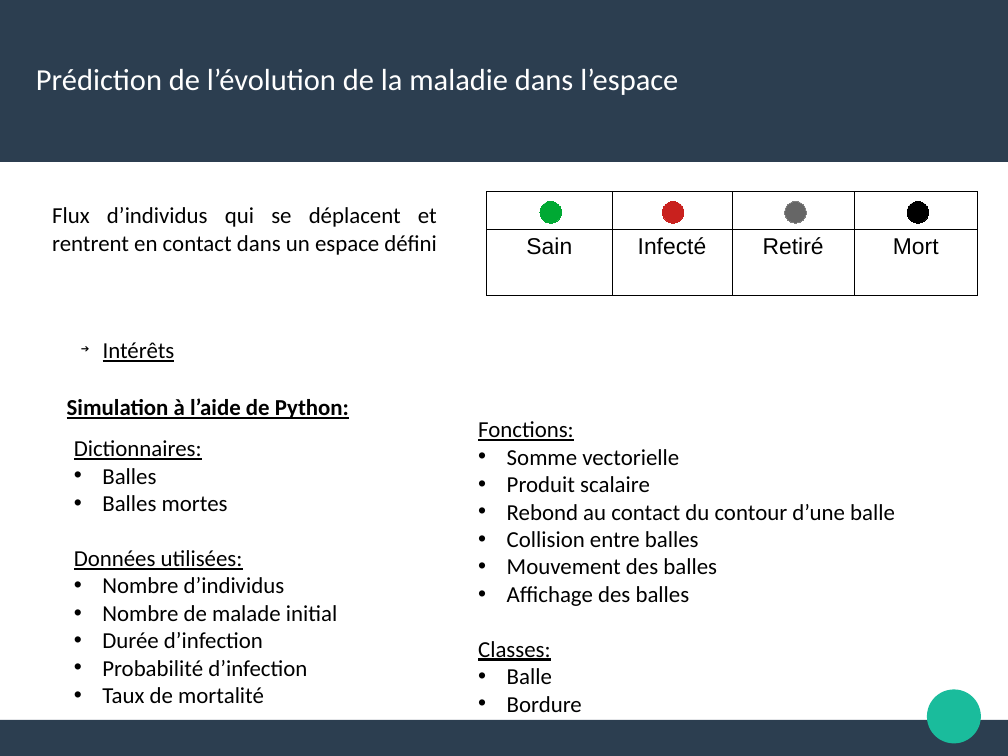
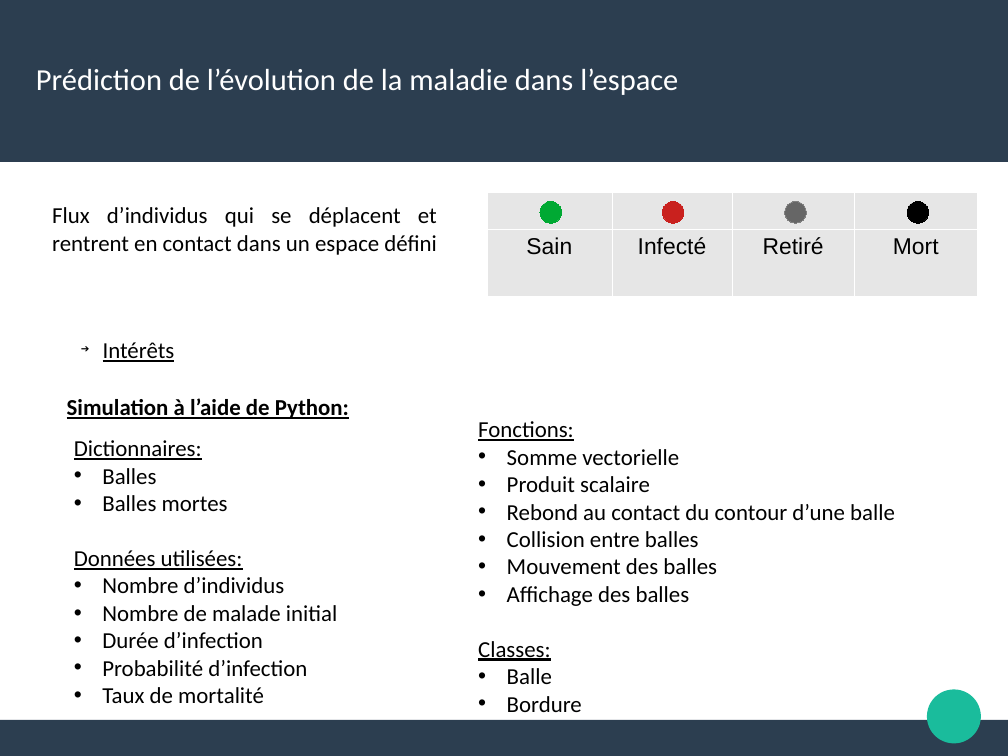
Before and after one commit to Alexia57/TIPE-2021-MP, a slide deck: slide 16 of Tipe_presentation.odp (slide 12 before the commit). Drawn at 1008x756 pixels with LibreOffice and Linux fonts; fonts in the diff are those of the drawing. Boxes give left, top, right and bottom in pixels: in the first picture for what was removed or moved away, otherwise in the second. Text is boxed around its words. In the diff, an @@ line names an element or a change of style, - is before the commit and + after.

```diff
--- a/Tipe_presentation.odp
+++ b/Tipe_presentation.odp
@@ table at bbox=[487, 192, 977, 296] @@
@@ fill none to #E6E6E6 in row 2 @@
@@ borders changed @@
```
Also in this commit, not shown: 7 other slides changed, 6 slides added, 1 slide removed, 2 other files.
